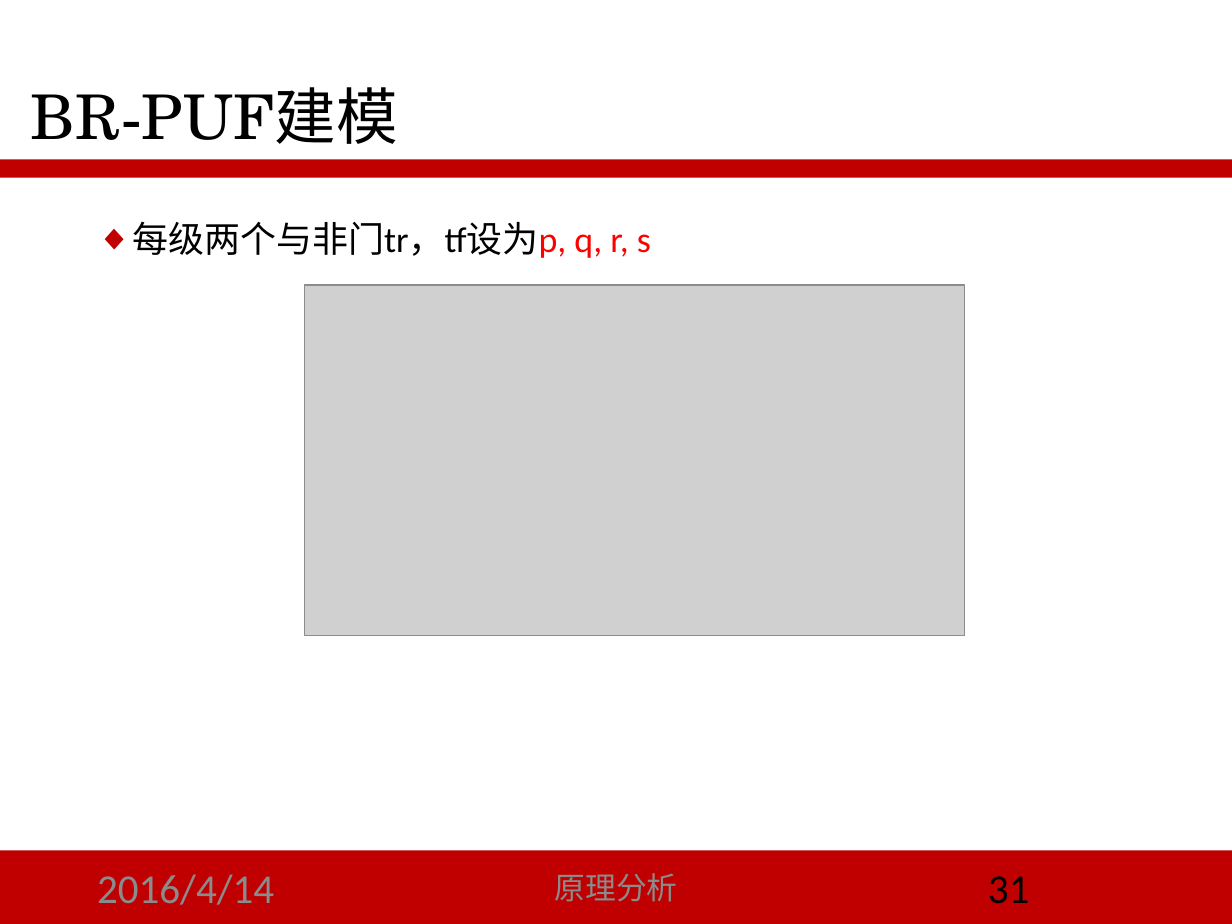
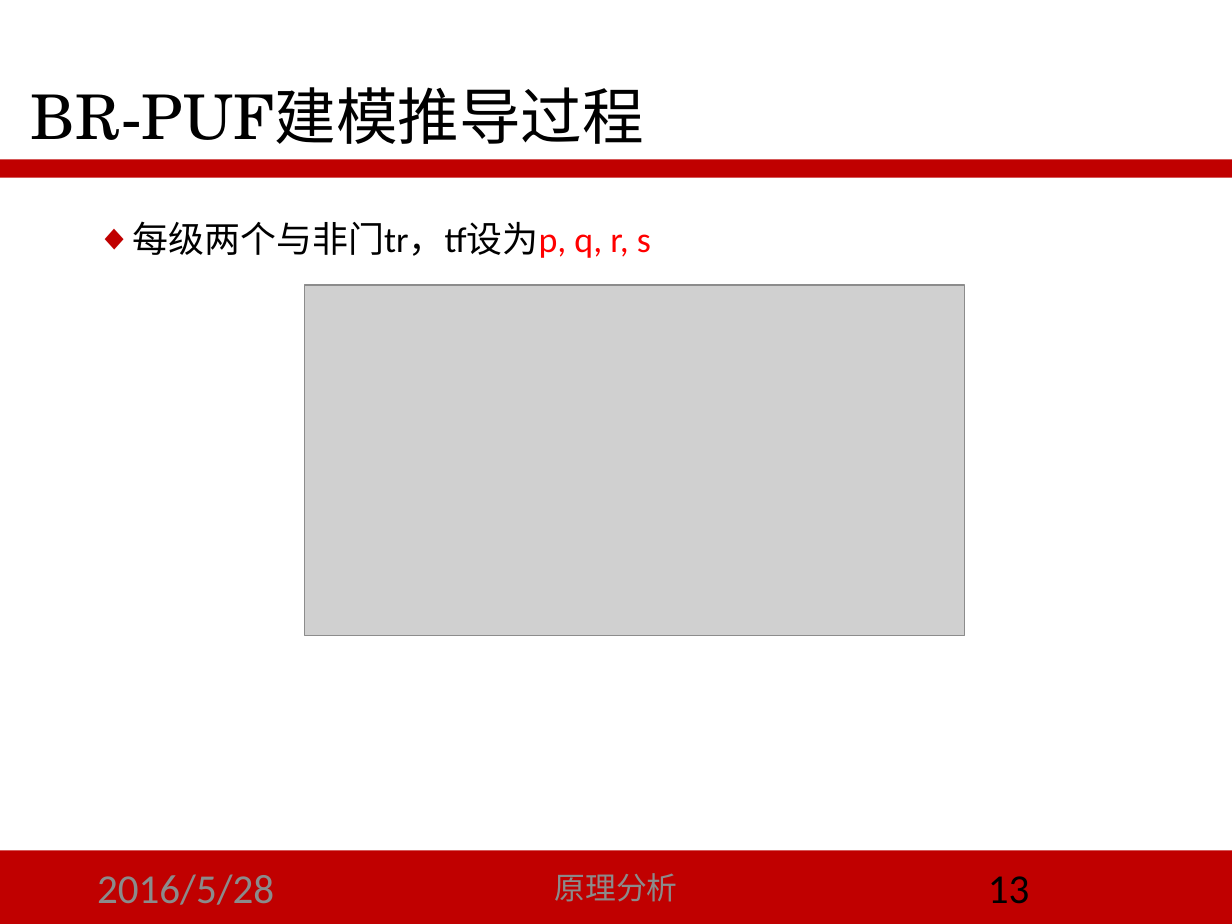
Before and after one commit to LoSealL/masterthesis, a slide deck: slide 13 of 答辩/script_02.pptx (slide 31 before the commit). Drawn at 1232x924 pixels with LibreOffice and Linux fonts; fonts in the diff are those of the drawing; grey boxes stand for pictures. Boxes give left, top, right and bottom in pixels: in the first picture for what was removed or moved away, otherwise in the second. Text is boxed around its words. In the diff, an @@ line names an element or a change of style, - is before the commit and + after.

```diff
--- a/答辩/script_02.pptx
+++ b/答辩/script_02.pptx
@@ title at (31,87,644,144): text changed @@
-BR-PUF建模
+BR-PUF建模推导过程
@@ text at (97,874,274,905): text changed @@
-2016/4/14
+2016/5/28
@@ page number at (988,876,1030,904): text changed @@
-31
+13
```
Also in this commit, not shown: 26 other slides changed, 7 slides added, 24 slides removed, 5 other files.
